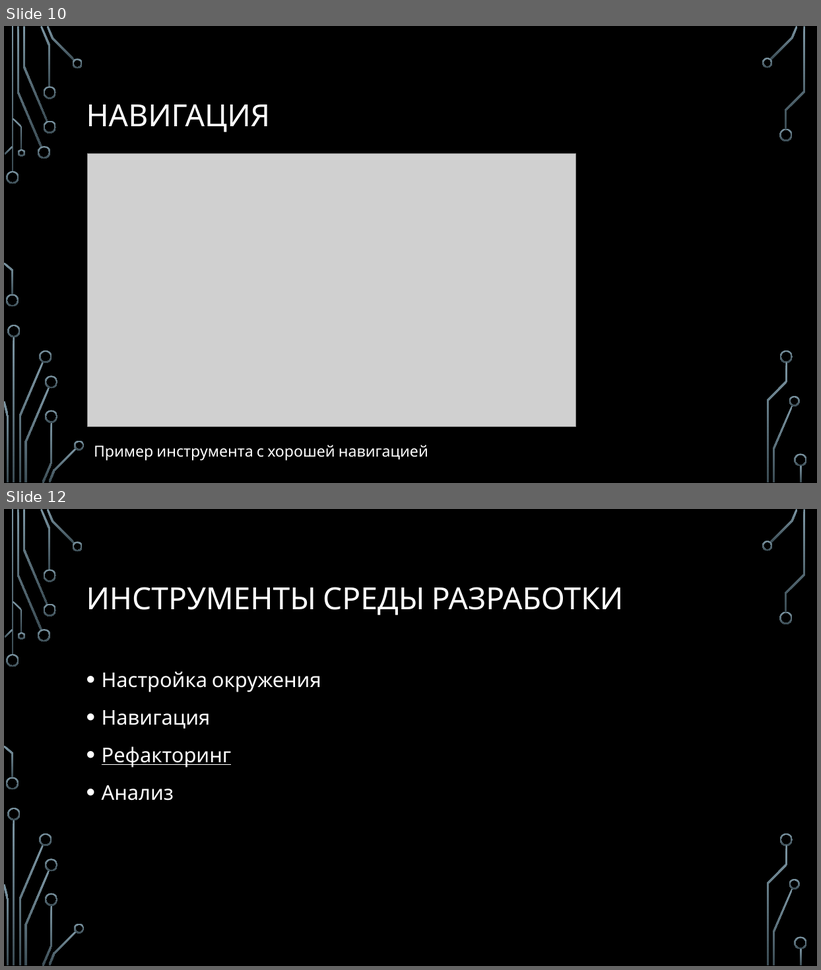
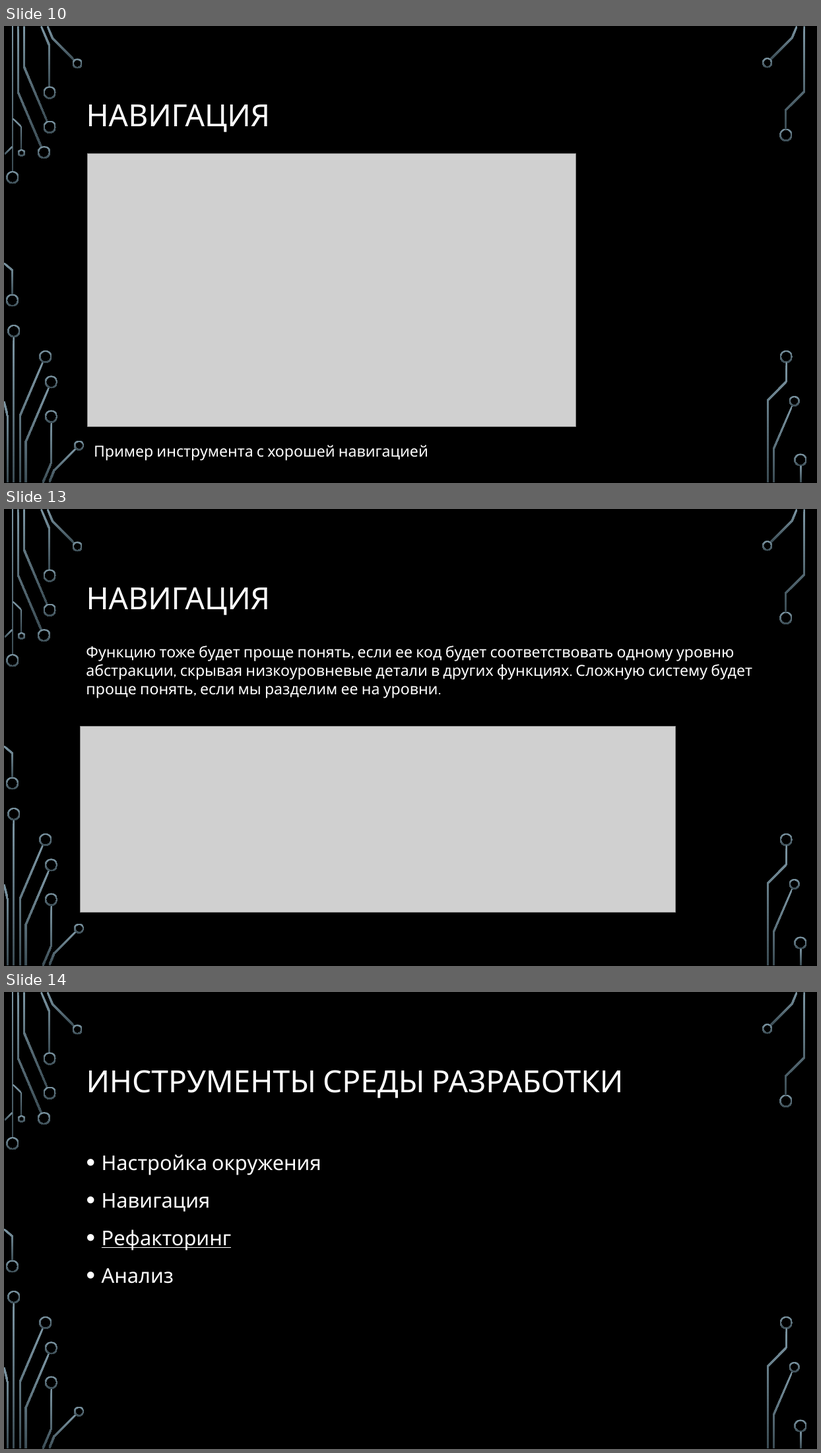
Before and after one commit to sergeyryskulov/Presentations, a slide deck: 09. Среда разработки/Среда разработки.pptx. Shown one above the other, each under a label of ours: slides 10 and 12 before the commit, slides 10, 13 and 14 after it; the slides between them are not shown. The pictures are 821x970 and 821x1453 pixels, drawn with LibreOffice and Linux fonts; fonts in the diff are those of the drawing; grey boxes stand for pictures; background and template pictures are left out. Boxes give left, top, right and bottom in pixels: in the first picture for what was removed or moved away, otherwise in the second. Text is boxed around its words. In the diff, an @@ line names an element or a change of style, - is before the commit and + after.

```diff
--- a/09. Среда разработки/Среда разработки.pptx
+++ b/09. Среда разработки/Среда разработки.pptx
@@ slide 13 added at <box>4,509,817,966</box>, background picture (left out); not listed: 36 template elements that a slide beside it also shows @@
@@ title added at <box>86,588,271,615</box>, 36 pt, text #FFFFFF @@
+НАВИГАЦИЯ
@@ text added at <box>86,646,752,698</box>, 18 pt, text #FFFFFF @@
+Функцию тоже будет проще понять, если ее код будет соответствовать одному уровню абстракции, скрывая низкоуровневые детали в других функциях. Сложную систему будет проще понять, если мы разделим ее на уровни.
@@ picture added at <box>81,727,677,912</box> @@
@@ what was slide 12 is now slide 14 @@
```
Also in this commit, not shown: 5 slides changed, 2 other slides added.
